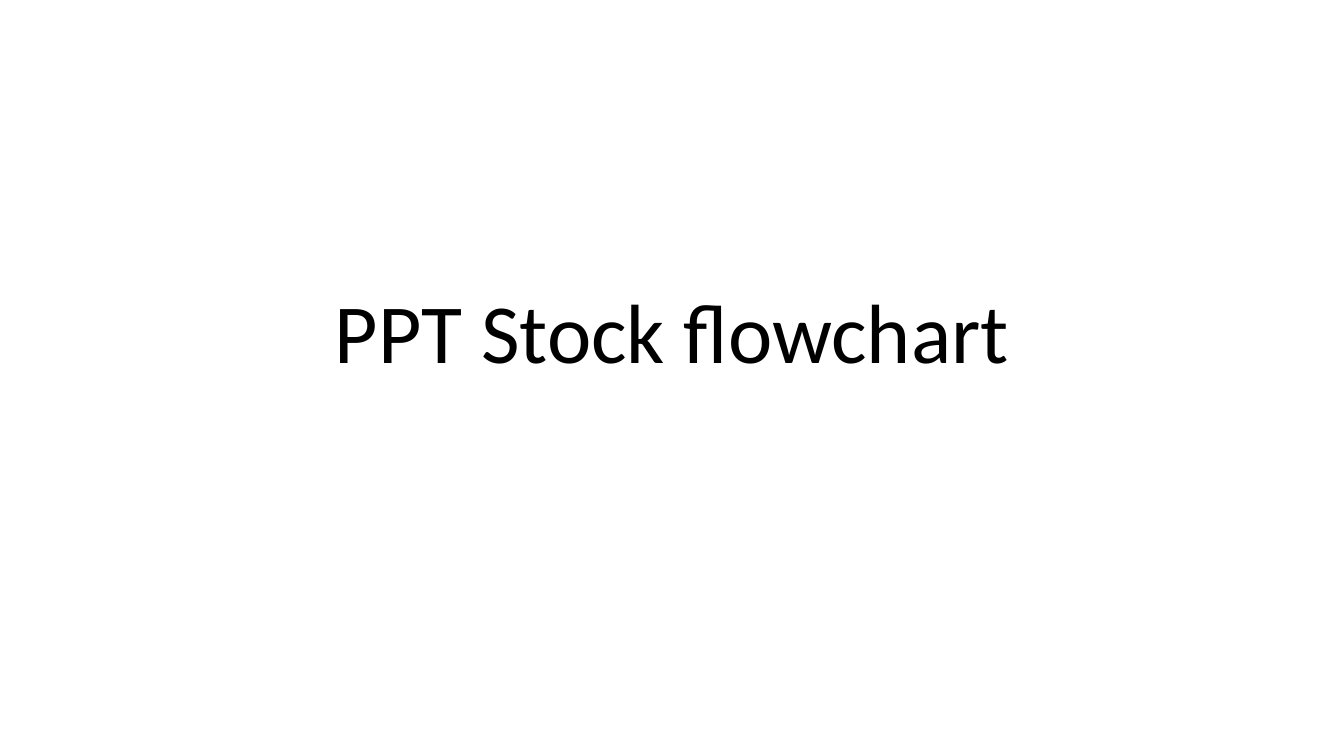
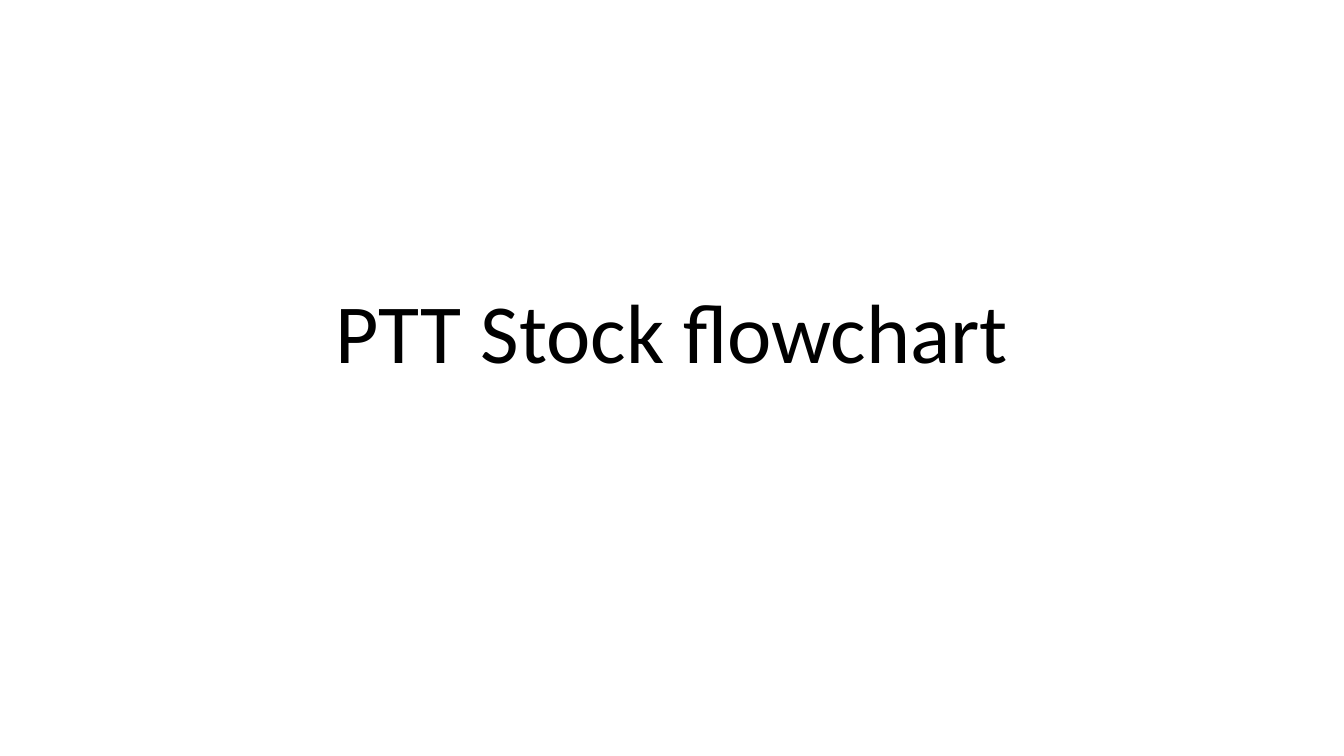
Before and after one commit to deternan/PTT_Stock, a slide deck: slide 1 of flowchart 20180521.pptx. Drawn at 1344x756 pixels with LibreOffice and Linux fonts; fonts in the diff are those of the drawing. Boxes give left, top, right and bottom in pixels: in the first picture for what was removed or moved away, otherwise in the second. Text is boxed around its words. In the diff, an @@ line names an element or a change of style, - is before the commit and + after.

Commit message:
revised flowchart

```diff
--- a/flowchart 20180521.pptx
+++ b/flowchart 20180521.pptx
@@ title at box(336, 304, 1008, 364): text changed @@
-PPT Stock flowchart
+PTT Stock flowchart
```
Also in this commit, not shown: 1 other slide changed, 1 other file.
